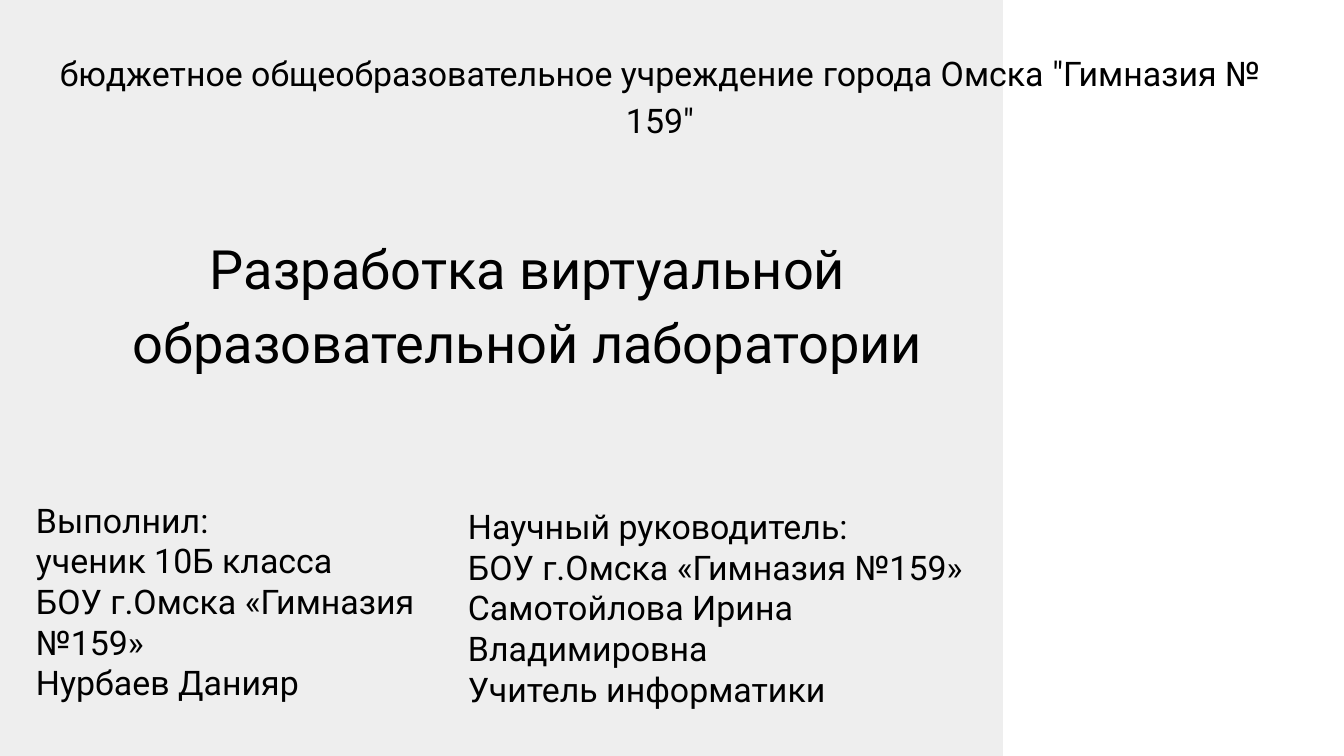
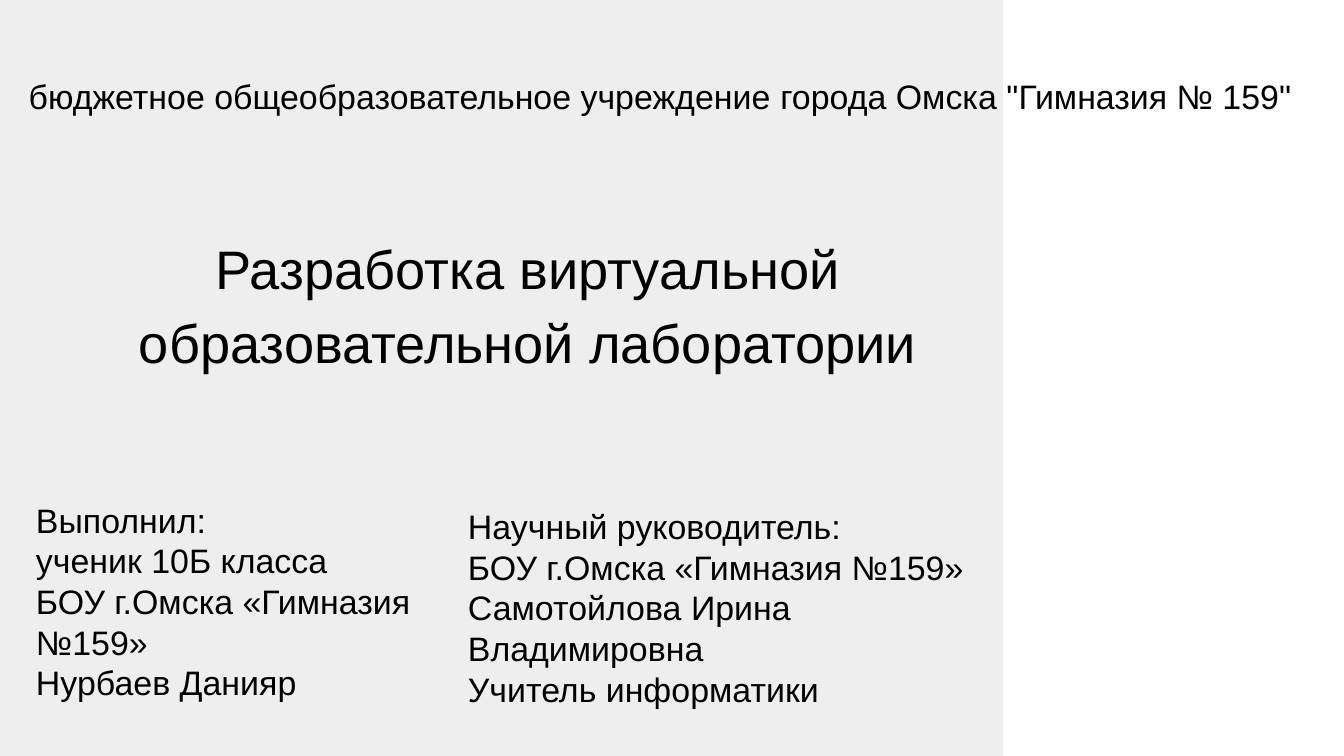
Before and after one commit to BendySonic/lampotory, a slide deck: slide 1 of documentation/22_01/Разработка виртуальной образовательной лаборатории.pptx. Drawn at 1344x756 pixels with LibreOffice and Linux fonts; fonts in the diff are those of the drawing. Boxes give left, top, right and bottom in pixels: in the first picture for what was removed or moved away, otherwise in the second. Text is boxed around its words. In the diff, an @@ line names an element or a change of style, - is before the commit and + after.

```diff
--- a/documentation/22_01/Разработка виртуальной образовательной лаборатории.pptx
+++ b/documentation/22_01/Разработка виртуальной образовательной лаборатории.pptx
@@ title "бюджетное общеобразовательное учреждение города Омска ..." at bbox=[29, 84, 1291, 116]: font Roboto to Arial, highlight #000000 to none @@
@@ subtitle "Разработка виртуальной образовательной лаборатории" at bbox=[139, 248, 916, 373]: font Roboto to Arial, highlight #000000 to none @@
@@ text "Выполнил:" at bbox=[36, 509, 411, 702]: font Roboto to Arial @@
@@ text "Научный руководитель:" at bbox=[468, 514, 964, 708]: font Roboto to Arial @@
```
Also in this commit, not shown: 9 other slides changed, 2 other files.
